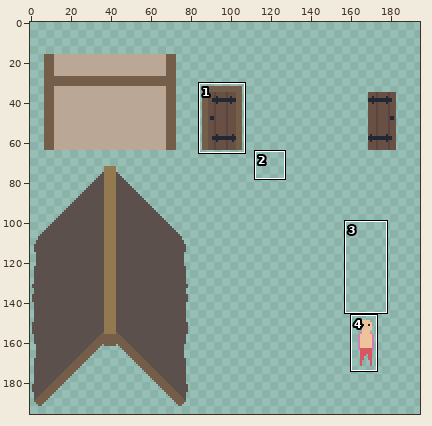
Sprite sheet, stored at testgame/www/assets/tilesets/village01.png. The picture above shows the old version from afar; the outline marks the close-up.
Close-up. First the earlier version:
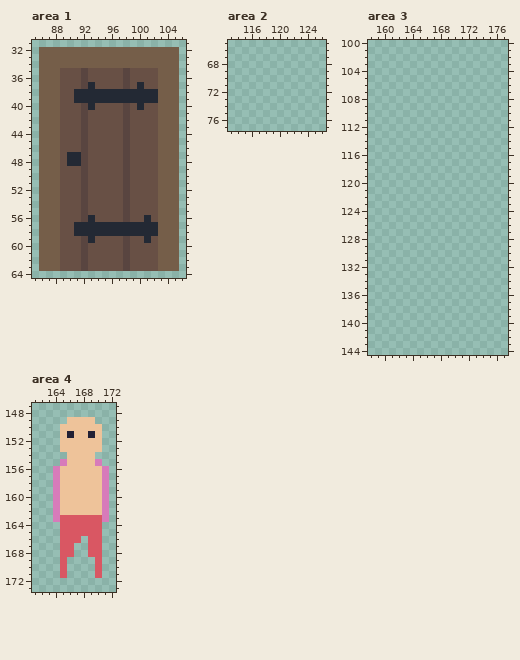
The file is 220x220 pixels. Colours within 5 levels of each other are drawn and written as one. Shown: area 1: x 85..106, y 31..64; area 2: x 113..126, y 65..77; area 3: x 158..177, y 100..144; area 4: x 161..172, y 147..173. The wide view leaves out empty margins. The commit also changed other parts of the picture, which this record leaves out.
Now the later version:
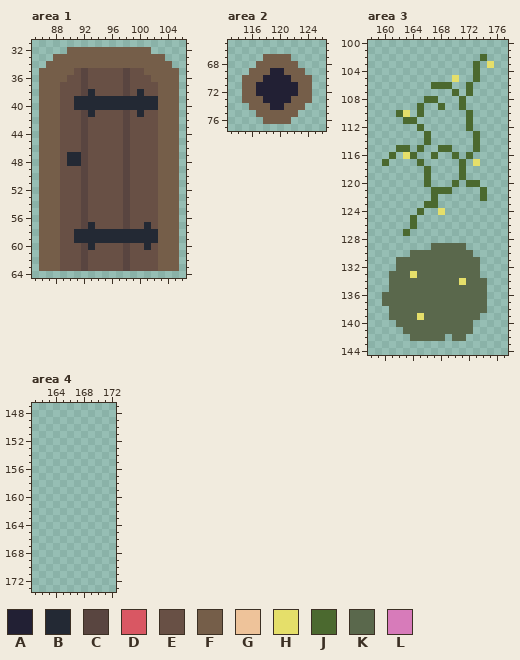
Palette (. is transparent): A #222034  B #232934  C #594540  D #d95763  E #685045  F #755e49  G #eec39a  H #e5df6a  J #4b692f  K #5a684c  L #d77bba
The exact change:
Changed rows in their new state; - is an unchanged pixel.
Area 1:
first column x 86:
32 ....------------....
33 ..----------------..
34 .------------------.
35 ---FF----------FF---
36 ---F------------F---
37 -------E------E-----
38 -----EC-EEEECE-EE---
40 -----BB-BBBBBB-BB---
41 -------B------B-----
first column x 91:
56 --E-------E-
57 EC-EEEECEE-E
59 BB-BBBBBBB-B
60 --B-------B-
Area 2:
first column x 115:
67 ---FFFF---
68 --FFFFFF--
69 -FFFAAFFF-
70 FFFAAAAFFF
71 FFAAAAAAFF
72 FFAAAAAAFF
73 FFFAAAAFFF
74 -FFFAAFFF-
75 --FFFFFF--
76 ---FFFF---
Area 3:
first column x 160:
102 --------------J-
103 -------------J-H
104 -------------J--
105 ----------H--J--
106 -------JJJ--J---
107 ----------J-J---
108 ------JJ---J----
109 -----J--J--J----
110 --JH-J------J---
111 ---JJ-------J---
112 -----J------J---
113 ------J------J--
114 ------J------J--
115 --JJ-J--JJ---J--
116 -J-HJ--J--J-J---
117 J----J-----J-H--
118 ------J----J----
119 ------J----J----
120 ------J---J-JJ--
121 -------JJJ----J-
122 -------J------J-
123 ------JJ--------
124 -----J--H-------
125 ----J-----------
126 ----J-----------
127 ---J------------
129 -------KKKKK----
130 ----KKKKKKKKK---
131 --KKKKKKKKKKKK--
132 --KKKKKKKKKKKK--
133 -KKKHKKKKKKKKK--
134 -KKKKKKKKKKHKKK-
135 -KKKKKKKKKKKKKK-
136 KKKKKKKKKKKKKKK-
137 KKKKKKKKKKKKKKK-
138 -KKKKKKKKKKKKKK-
139 -KKKKHKKKKKKKK--
140 --KKKKKKKKKKK---
141 ---KKKKKKKKKK---
142 ----KKKKK-KK----
Area 4:
first column x 164:
149 --....--
150 -......-
151 -......-
152 -......-
153 -......-
154 --....--
155 -......-
156 ........
157 ........
158 ........
159 ........
160 ........
161 ........
162 ........
163 ........
164 -......-
165 -......-
166 -...-..-
167 -..--..-
168 -..--..-
169 -.----.-
170 -.----.-
171 -.----.-
Pixel boxes of the changes (left, top, right, bottom) in both close-ups:
changed: (39, 47, 179, 117)
changed: (74, 215, 158, 250)
added: (242, 54, 312, 124)
added: (382, 54, 494, 341)
erased: (53, 417, 109, 578)
